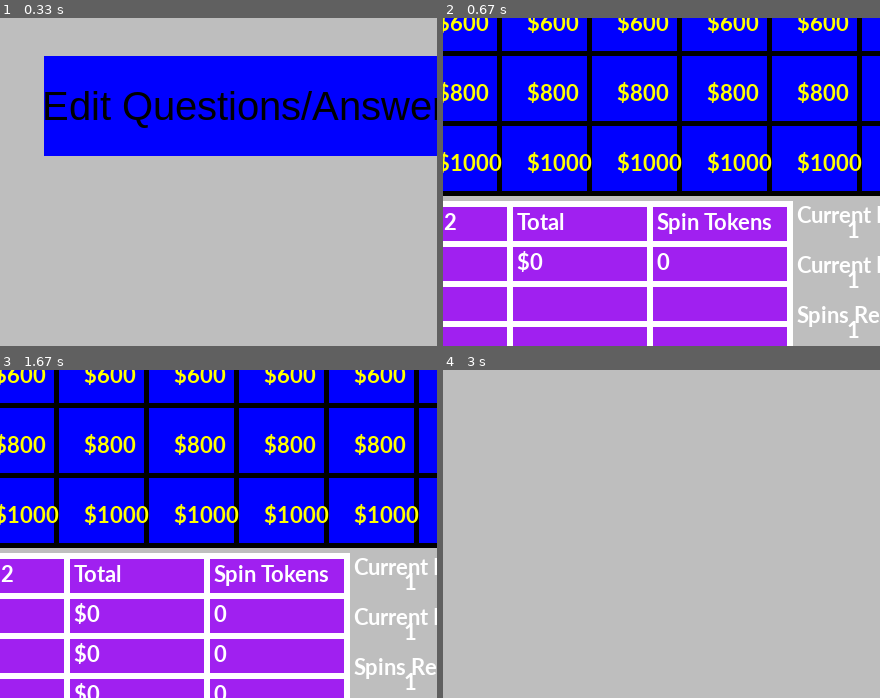
Above: before the commit, frames 1-4 (two rows, left to right).
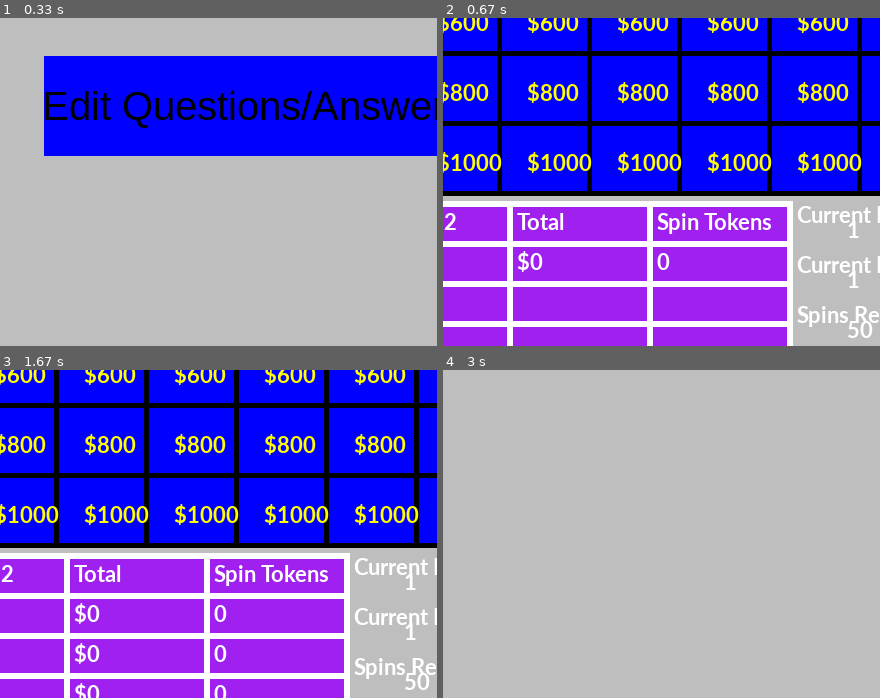
Above: after the commit, the same moments.

Repository: jlherget/TeamH_WheelOfJeopardy
Game: pygame game, started from src/woj.py
Same seed, same stepped clock (60 frames per second), same inputs: the game is played once before the commit and once after it.
Inputs (mouse positions are % of the whole screen's width and height, from its top left):
- Up to frame 1 (0.33 s): no input
- Up to frame 2 (0.67 s): click "START" at 0.38 s
- Up to frame 3 (1.67 s): tap 1 at 0.67 s; click (19, 78) at 1.05 s; click (54, 18) at 1.38 s
- Up to frame 4 (3 s): click (15, 50) at 1.72 s; click (48, 35) at 2.05 s; tap 1 at 2.33 s; click (84, 51) at 2.72 s
The pictures show only the part of the screen within x 41-91%, y 40-90%; the shares and areas given below are measured in that part.

Frame 1 is identical in both runs. In frame 2, 0.1% of the frame differs, in the area x 92-99%, y 92-98%; in frame 3, 0.1%; in frame 4, nothing differs.

Commit message:
Fixing Round 2 Score, Spinnable, Game Over

Diff:
--- a/src/board.py
+++ b/src/board.py
@@ -105,7 +105,7 @@
                 for c  in range(self.NUM_COLS):
                     x = self.pos_x + self.COL_WIDTH*c + self.COL_WIDTH / 3
                     y = self.pos_y + self.QY_OFFSET + self.ROW_HEIGHT * r + self.ROW_HEIGHT / 2.5
-                    s = '${}'.format((r+1) * self.BASE_VALUE)
+                    s = '${}'.format((r+1) * self.BASE_VALUE * self.app.cur_round)
                     text = font.render(s, True, ui_utils.YELLOW)
                     if r > 4-self.parent.qset.category[c].q_count:
                         screen.blit(text, [x, y])
--- a/src/scoreboard.py
+++ b/src/scoreboard.py
@@ -91,19 +91,56 @@
             x += col_width
             screen.blit(text, [x, y])
 
-        y = row1_start
-        x += col_width
-        text = font.render('Current Player', True, ui_utils.WHITE)
-        screen.blit(text, [x,y])
-        text = font.render('%i' % (self.app.cur_player_index+1), True, ui_utils.WHITE)
-        screen.blit(text, [x+50,y+15])
+            y = row1_start
+            x += col_width
 
-        text = font.render('Current Round', True, ui_utils.WHITE)
-        screen.blit(text, [x,y+50])
-        text = font.render('%i' % (self.app.cur_round), True, ui_utils.WHITE)
-        screen.blit(text, [x+50,y+65])
+        if self.app.game_over:
+            text = font.render('GAME OVER', True, ui_utils.WHITE)
+            screen.blit(text, [x,y+50])
 
-        text = font.render('Spins Remainig', True, ui_utils.WHITE)
-        screen.blit(text, [x,y+100])
-        text = font.render('%i' % (self.app.spinsRemaining), True, ui_utils.WHITE)
-        screen.blit(text, [x+50,y+115])
+            if self.checkTie():
+                text = font.render('Tie Game', True, ui_utils.WHITE)
+                screen.blit(text, [x,y+100])
+            else:
+                text = font.render('Winner:', True, ui_utils.WHITE)
+                screen.blit(text, [x,y+100])
+
+                text = font.render('Player %i' % (self.findWinner()), True, ui_utils.WHITE)
+                screen.blit(text, [x+50,y+125])
+
+        else:
+            text = font.render('Current Player', True, ui_utils.WHITE)
+            screen.blit(text, [x,y])
+            text = font.render('%i' % (self.app.cur_player_index+1), True, ui_utils.WHITE)
+            screen.blit(text, [x+50,y+15])
+
+            text = font.render('Current Round', True, ui_utils.WHITE)
+            screen.blit(text, [x,y+50])
+            text = font.render('%i' % (self.app.cur_round), True, ui_utils.WHITE)
+            screen.blit(text, [x+50,y+65])
+
+            text = font.render('Spins Remainig', True, ui_utils.WHITE)
+            screen.blit(text, [x,y+100])
+            text = font.render('%i' % (self.app.spinsRemaining), True, ui_utils.WHITE)
+            screen.blit(text, [x+50,y+115])
+
+    def checkTie(self):
+        max = self.app.players[0].finalScore()
+        tie = False
+        for i in range(self.app.num_players):
+            if self.app.players[i].finalScore() == max:
+                tie = True
+            if self.app.players[i].finalScore() > max:
+                max = self.app.players[i].finalScore()
+                winner = i
+                tie = False
+        return tie
+
+    def findWinner(self):
+        winner = 0
+        max = self.app.players[0].finalScore()
+        for i in range(self.app.num_players):
+            if self.app.players[i].finalScore() > max:
+                max = self.app.players[i].finalScore()
+                winner = i
+        return winner+1
--- a/src/wheel.py
+++ b/src/wheel.py
@@ -100,7 +100,7 @@
     def ProcessUiEvent(self, event):
         if event.type == pygame.KEYDOWN:
             if event.key == pygame.K_SPACE:
-                self.Spin()
+                self.app.game_screen.wheel.Spin()
 
 
 #todo
--- a/src/woj.py
+++ b/src/woj.py
@@ -27,9 +27,10 @@
         self.queue              = queue.Queue()
         self.running            = True
         self.num_players        = 1
-        self.spins_remaining    = 0
+        self.spinsRemaining     = 0
         self.cur_round          = 0
         self.players            = []
+        self.game_over          = False
 
         # Set mode before creating the WoJ screens
         self.screen             = pygame.display.set_mode(ui_utils.SCREEN_SIZE)
@@ -91,9 +92,10 @@
         self.startRound(1)
 
     def startRound(self, round_num):
+        self.game_screen.wheel.enableSpin()
         self.cur_round = round_num
         self.game_screen.startRound(round_num, self.game_qset.getRound(round_num-1))
-        self.spinsRemaining = 1
+        self.spinsRemaining = 50
 
     def curPlayerTokenCount(self):
         """Reurn the number of tokens the current player has"""
@@ -163,6 +165,7 @@
 
     def nextPlayer(self):
         self.cur_player_index = (self.cur_player_index + 1) % self.num_players
+        print(self.cur_player_index)
 
     def startNextTurn(self):
         if self.spinsRemaining <= 0:
@@ -194,6 +197,8 @@
         self.game_screen.wheel.enableSpin()
 
     def gameEnd(self):
+        self.game_screen.wheel.disableSpin()
+        self.game_over = True
         print("Game over")
 
 
